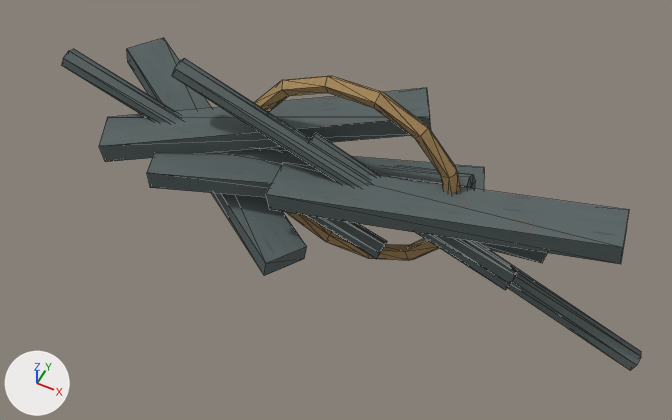
The OBJ model Assets/ProjectOEN/ProductionArt/Meshes/props_tools/pr-012_scrap_metal_bundle__medium.obj as it was, and as the next commit left it.
The view is the same before and after, from a camera (50 mm lens) standing at (0.445, -0.948, 1.194) and looking at (0.0, -0.057, 0.08). Every picture has the same lights, and +X, +Y and +Z are marked at lower left. The first picture is the older version. Mesh edges are drawn as thin lines. Where no turn or scale is listed for an object, it has been applied to the vertices. Vertices at exactly the same position are counted once.

Script lines for the objects in view, before the commit:
```python
me_pr_012_scrap_metal_bundle__medium = bpy.data.meshes.new('pr-012_scrap_metal_bundle__medium')
me_pr_012_scrap_metal_bundle__medium.from_pydata(...)  # 190 vertices, 340 faces; spans x -0.524..0.514, y -0.175..0.175, z -0.081..0.299
# faces by material slot: [200, 140]
me_pr_012_scrap_metal_bundle__medium.materials.append(mat_metal)  # picture img_metal_albedo_png
me_pr_012_scrap_metal_bundle__medium.materials.append(mat_rope)  # picture img_rope_albedo_png
ob_pr_012_scrap_metal_bundle__medium = bpy.data.objects.new('pr-012_scrap_metal_bundle__medium', me_pr_012_scrap_metal_bundle__medium)
ob_pr_012_scrap_metal_bundle__medium.location = (0.0, 0.0, 0.0)
```
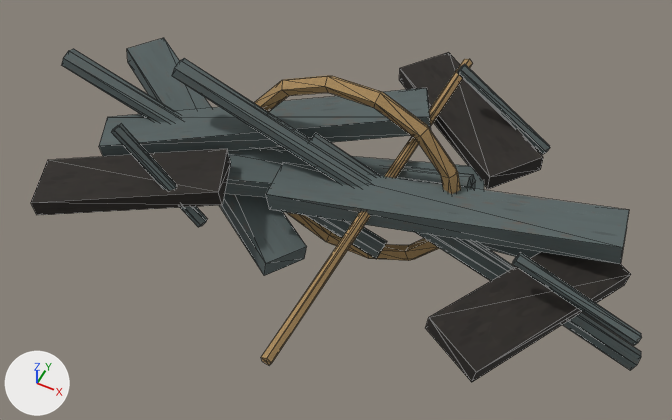
Location of each change, (x1, y1, x2, y2) in pixels of the pictures (672 x 420 px):
'pr-012_scrap_metal_bundle__medium', reshaped
    before: (62, 38, 641, 370)
    after: (31, 38, 642, 382)
part 1 of me_pr_012_scrap_metal_bundle__medium, added
    after: (111, 124, 207, 227)
part 2 of me_pr_012_scrap_metal_bundle__medium, added
    after: (457, 64, 550, 155)
part 3 of me_pr_012_scrap_metal_bundle__medium, added
    after: (513, 252, 642, 346)
part 4 of me_pr_012_scrap_metal_bundle__medium, added
    after: (31, 149, 231, 215)
part 5 of me_pr_012_scrap_metal_bundle__medium, added
    after: (261, 52, 631, 382)

The change, as a list of edits to the scene's bpy script:
```text
Add img_char_albedo_png:
    img_char_albedo_png = load_image('char_albedo.png', '../../Materials/Textures/char_albedo.png', 1024, 1024, 'sRGB')
Add mat_char:
    mat_char = principled_material('Char')
    mat_char.texture = img_char_albedo_png
    mat_char.roughness = 0.89
Change me_pr_012_scrap_metal_bundle__medium:
    used by ob_pr_012_scrap_metal_bundle__medium; location = (0.0, 0.0, 0.0)
    verts and faces of me_pr_012_scrap_metal_bundle__medium; kept vertices keep their numbers, new ones are numbered from 190
    remove me_pr_012_scrap_metal_bundle__medium.from_pydata(...)  # 190 vertices, 340 faces; spans x -0.524..0.514, y -0.175..0.175, z -0.081..0.299
    add me_pr_012_scrap_metal_bundle__medium.from_pydata(...)  # 268 vertices, 468 faces; spans x -0.524..0.514, y -0.379..0.332, z -0.081..0.299
    me_pr_012_scrap_metal_bundle__medium part 1: a new loose piece of 14 vertices spanning x -0.314..-0.166, y -0.189..-0.171, z 0.079..0.241, in mat_metal (picture img_metal_albedo_png)
    me_pr_012_scrap_metal_bundle__medium part 2: a new loose piece of 14 vertices spanning x 0.092..0.268, y 0.191..0.209, z 0.094..0.226, in mat_metal (picture img_metal_albedo_png)
    me_pr_012_scrap_metal_bundle__medium part 3: a new loose piece of 14 vertices spanning x 0.304..0.496, y -0.129..-0.111, z 0.113..0.207, in mat_metal (picture img_metal_albedo_png)
    me_pr_012_scrap_metal_bundle__medium part 4
    add verts[190] = (-0.454, -0.195, 0.084)
    add verts[191] = (-0.458, -0.195, 0.112)  # pixel (47, 159)
    add verts[192] = (-0.414, -0.287, 0.09)  # pixel (36, 215)
    add verts[193] = (-0.418, -0.287, 0.118)  # pixel (30, 202)
    add for new, old in zip([*range(194, 198)], [*range(190, 194)]): verts[new] = verts[old] + (0.272, 0.122, 0.038)
    add faces += [(190, 194, 195), (190, 195, 191), (192, 193, 196), (193, 197, 196), (190, 191, 192), (191, 193, 192)]  # mat_char (picture img_char_albedo_png)
    add faces += [(194, 196, 197), (194, 197, 195), (191, 195, 197), (191, 197, 193), (192, 196, 194), (190, 192, 194)]  # mat_char (picture img_char_albedo_png)
    me_pr_012_scrap_metal_bundle__medium part 5
    28 vertices are added at x -0.029..0.455, y -0.379..0.332, z 0.094..0.146
    24 new faces join them, mat_char (picture img_char_albedo_png)
    20 new faces join them, mat_rope (picture img_rope_albedo_png)
    add me_pr_012_scrap_metal_bundle__medium.materials.append(mat_char)  # picture img_char_albedo_png
```
